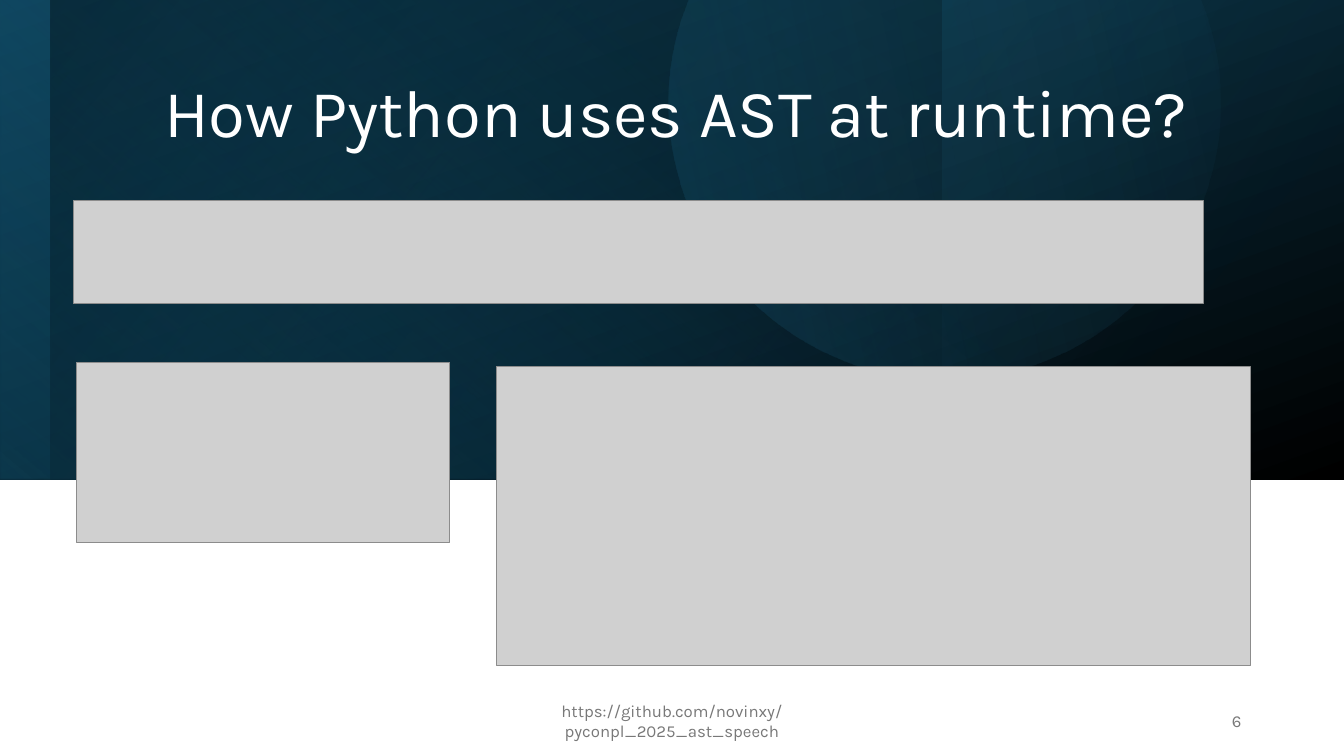
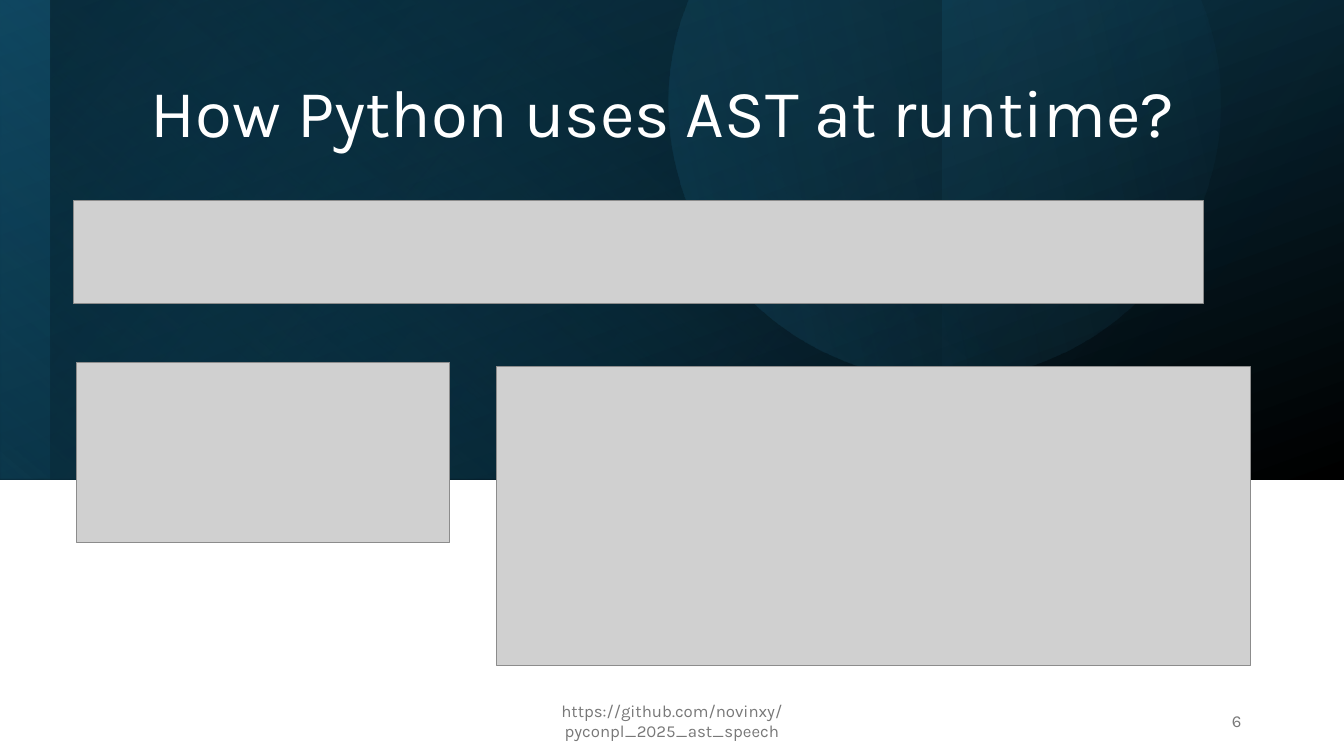
Before and after one commit to novinxy/pyconpl_2025_ast_speech, a slide deck: slide 6 of presentation.pptx. Drawn at 1344x756 pixels with LibreOffice and Linux fonts; fonts in the diff are those of the drawing; grey boxes stand for pictures. Boxes give left, top, right and bottom in pixels: in the first picture for what was removed or moved away, otherwise in the second. Text is boxed around its words. In the diff, an @@ line names an element or a change of style, - is before the commit and + after.

```diff
--- a/presentation.pptx
+++ b/presentation.pptx
@@ title "How Python uses AST at ...": place and size @@
-title "How Python uses AST at ..." at [164, 90, 1187, 154]
+title "How Python uses AST at ..." at [151, 90, 1174, 154]
```
Also in this commit, not shown: 6 other slides changed.
